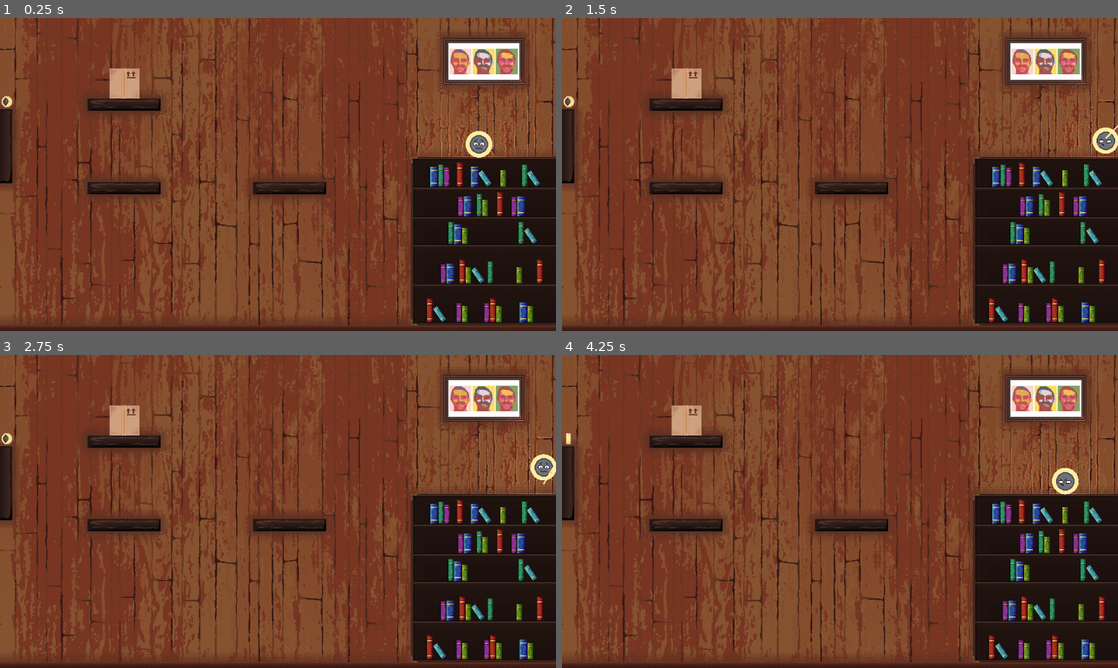
Above: before the commit, frames 1-4 (two rows, left to right).
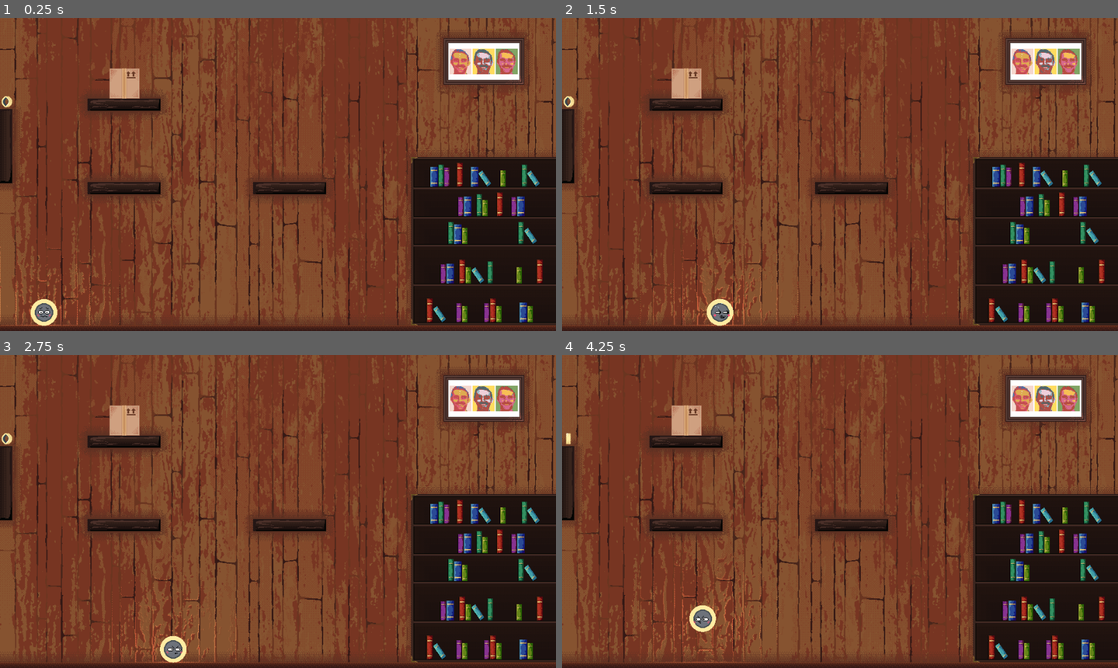
Above: after the commit, the same moments.

Repository: NAERNON/ggj-2026-mask
Game: Godot game, scene res://scenes/main.tscn
Same seed, same stepped clock (60 frames per second), same inputs: the game is played once before the commit and once after it.
Inputs:
- Up to frame 1 (0.25 s): no input
- Up to frame 2 (1.5 s): tap Enter (ui_accept) at 0.5 s; hold D (move_tape_right) 0.53-1.28 s; hold R (move_tape_reroll) 0.53-1.28 s; tap Space (move_tape_jump) at 0.77 s; hold S (move_tape_down) from 1.28 s (still down); tap G (tape_switch_grip) at 1.35 s
- Up to frame 3 (2.75 s): tap Space (move_tape_jump) at 1.52 s; release S (move_tape_down) at 2.03 s; hold D (move_tape_right) from 2.03 s (still down); hold R (move_tape_reroll) from 2.03 s (still down)
- Up to frame 4 (4.25 s): release D (move_tape_right) at 2.78 s; release R (move_tape_reroll) at 2.78 s; hold W (move_tape_up) 2.78-3.53 s; tap G (tape_switch_grip) at 2.85 s; tap Space (move_tape_jump) at 3.02, 3.77 s; hold A (move_tape_left) from 3.53 s (still down); hold R (move_tape_reroll) from 3.53 s (still down)

The runs differ from the first frame. In frame 1, 1.6% of the frame differs, in the area x 0-100%, y 17-99%; in frame 2, 1.4%; in frame 3, 1.4%; in frame 4, 1.8%, in the area x 11-100%, y 17-99%.

Commit message:
Reset player pos

Diff:
--- a/scenes/main.tscn
+++ b/scenes/main.tscn
@@ -57,7 +57,7 @@
 offset = Vector2(480, 270)
 
 [node name="MaskingTape" parent="." unique_id=311947507 instance=ExtResource("1_o5qli")]
-position = Vector2(827, 216)
+position = Vector2(76, 505)
 collision_layer = 0
 collision_mask = 15
 floor_snap_length = 5.0
